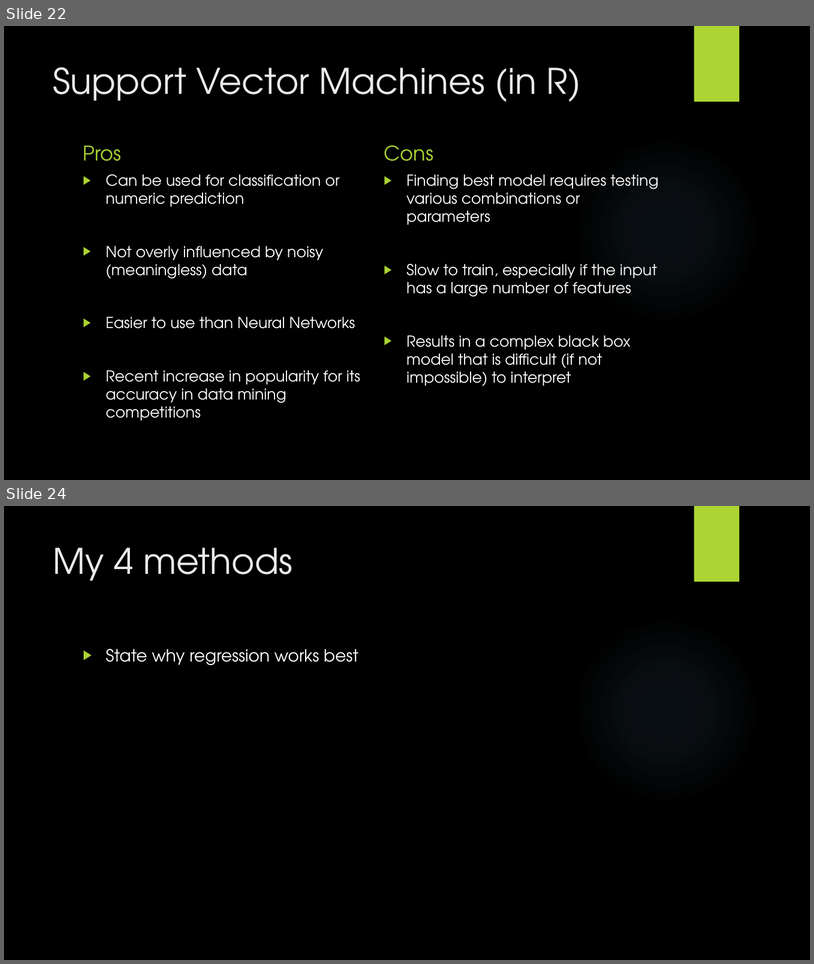
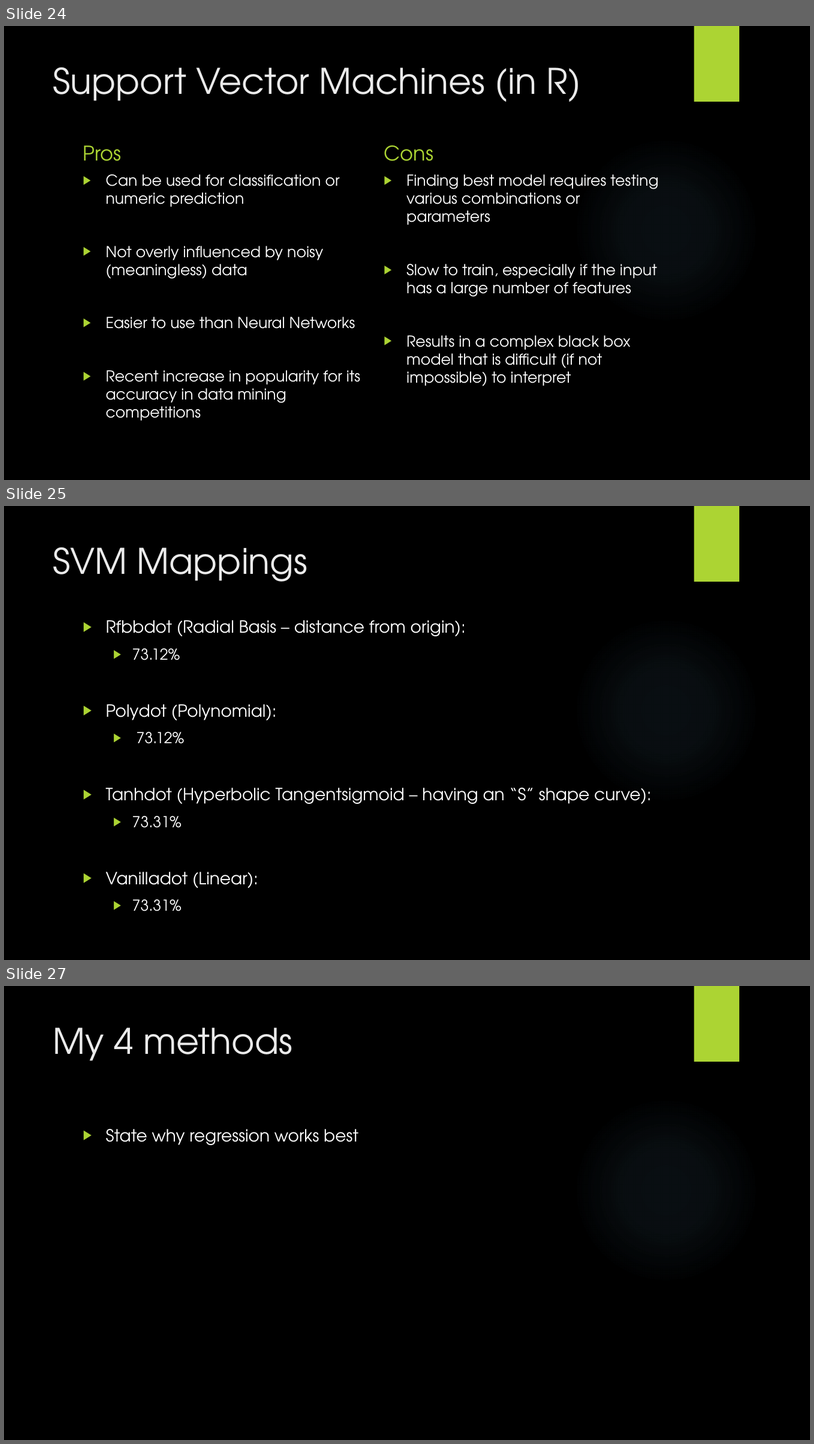
Before and after one commit to codyhock/Senior-Project, a slide deck: CHOCKfinal.pptx. Shown one above the other, each under a label of ours: slides 22 and 24 before the commit, slides 24, 25 and 27 after it; the slides between them are not shown. The pictures are 814x964 and 814x1444 pixels, drawn with LibreOffice and Linux fonts; fonts in the diff are those of the drawing; background and template pictures are left out. Boxes give left, top, right and bottom in pixels: in the first picture for what was removed or moved away, otherwise in the second. Text is boxed around its words. In the diff, an @@ line names an element or a change of style, - is before the commit and + after.

```diff
--- a/CHOCKfinal.pptx
+++ b/CHOCKfinal.pptx
@@ slide 25 added at [4,506,810,960], background picture (left out); not listed: 2 template elements that a slide beside it also shows @@
@@ title added at [53,547,308,582], 42 pt, text #EBEBEB @@
+SVM Mappings
@@ text added at [106,620,652,911], 20 pt, text #FFFFFF @@
+▶ Rfbbdot (Radial Basis – distance from origin):
+  ▶ 73.12%
+▶ Polydot (Polynomial):
+  ▶ 73.12%
+▶ Tanhdot (Hyperbolic Tangentsigmoid – having an “S” shape curve):
+  ▶ 73.31%
+▶ Vanilladot (Linear):
+  ▶ 73.31%
@@ what was slide 22 is now slide 24 @@
@@ what was slide 24 is now slide 27 @@
```
Also in this commit, not shown: 5 slides changed, 5 other slides added, 3 slides removed, 3 other files.
